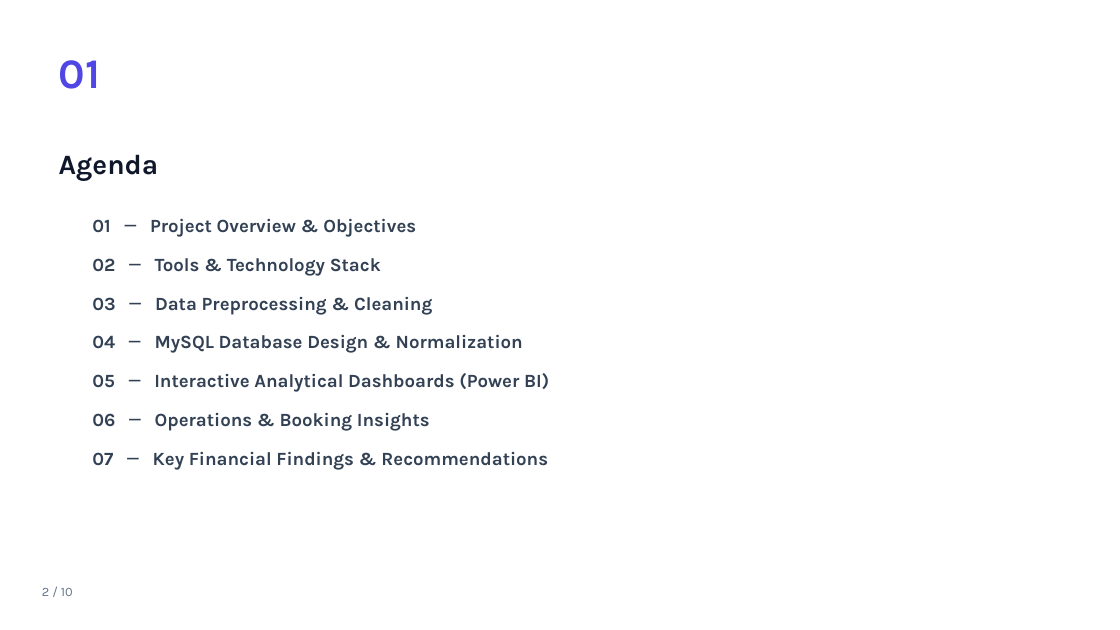
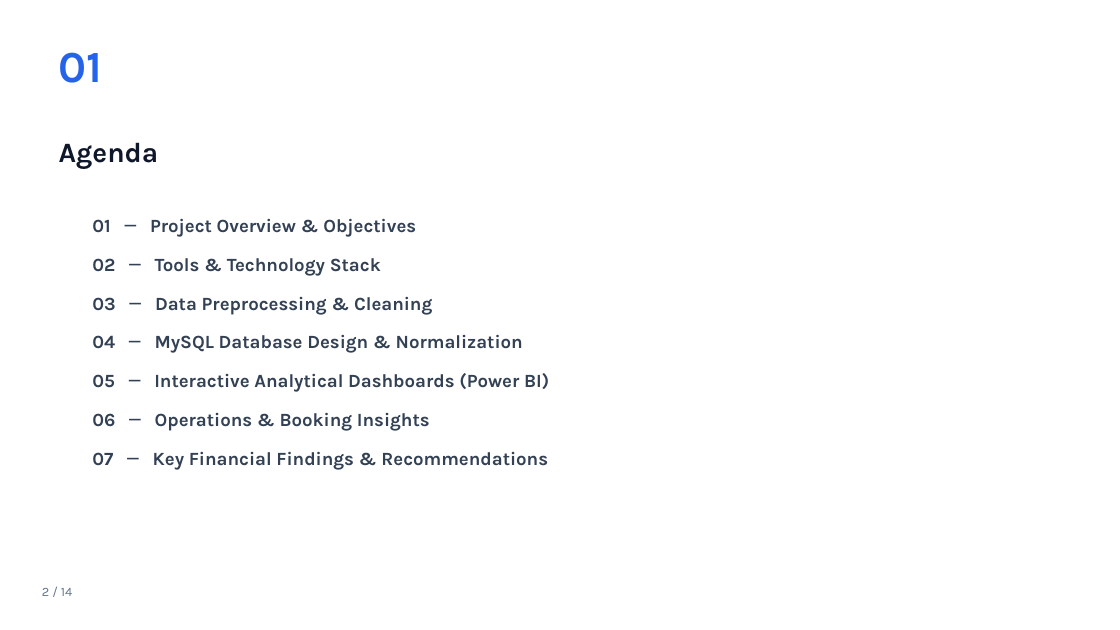
Before and after one commit to SHETYGURU/Revature-Bus-Booking-Analytical-System-, a slide deck: slide 2 of Bus Booking Analytics System (PowerBI)/documents/Bus_Booking_Analytics_PowerBI_light.pptx. Drawn at 1120x630 pixels with LibreOffice and Linux fonts; fonts in the diff are those of the drawing. Boxes give left, top, right and bottom in pixels: in the first picture for what was removed or moved away, otherwise in the second. Text is boxed around its words. In the diff, an @@ line names an element or a change of style, - is before the commit and + after.

```diff
--- a/Bus Booking Analytics System (PowerBI)/documents/Bus_Booking_Analytics_PowerBI_light.pptx
+++ b/Bus Booking Analytics System (PowerBI)/documents/Bus_Booking_Analytics_PowerBI_light.pptx
@@ text "01": place and size @@
-text "01" at box(59, 60, 101, 89)
+text "01" at box(59, 52, 103, 83)
@@ text "01" at box(59, 52, 103, 83): size 36 to 38 pt, text colour #4F46E5 to #2563EB @@
@@ text "Agenda": place and size @@
-text "Agenda" at box(59, 154, 159, 181)
+text "Agenda" at box(59, 142, 159, 168)
@@ text at box(42, 588, 72, 596): text changed @@
-2 / 10
+2 / 14
```
Also in this commit, not shown: 10 other slides changed, 4 slides added, 2 slides removed.
